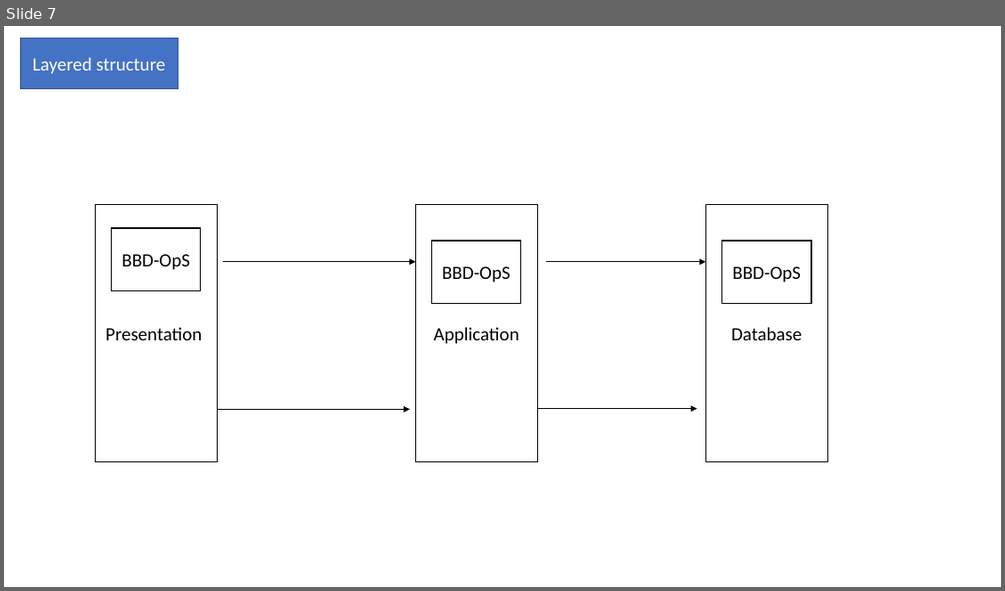
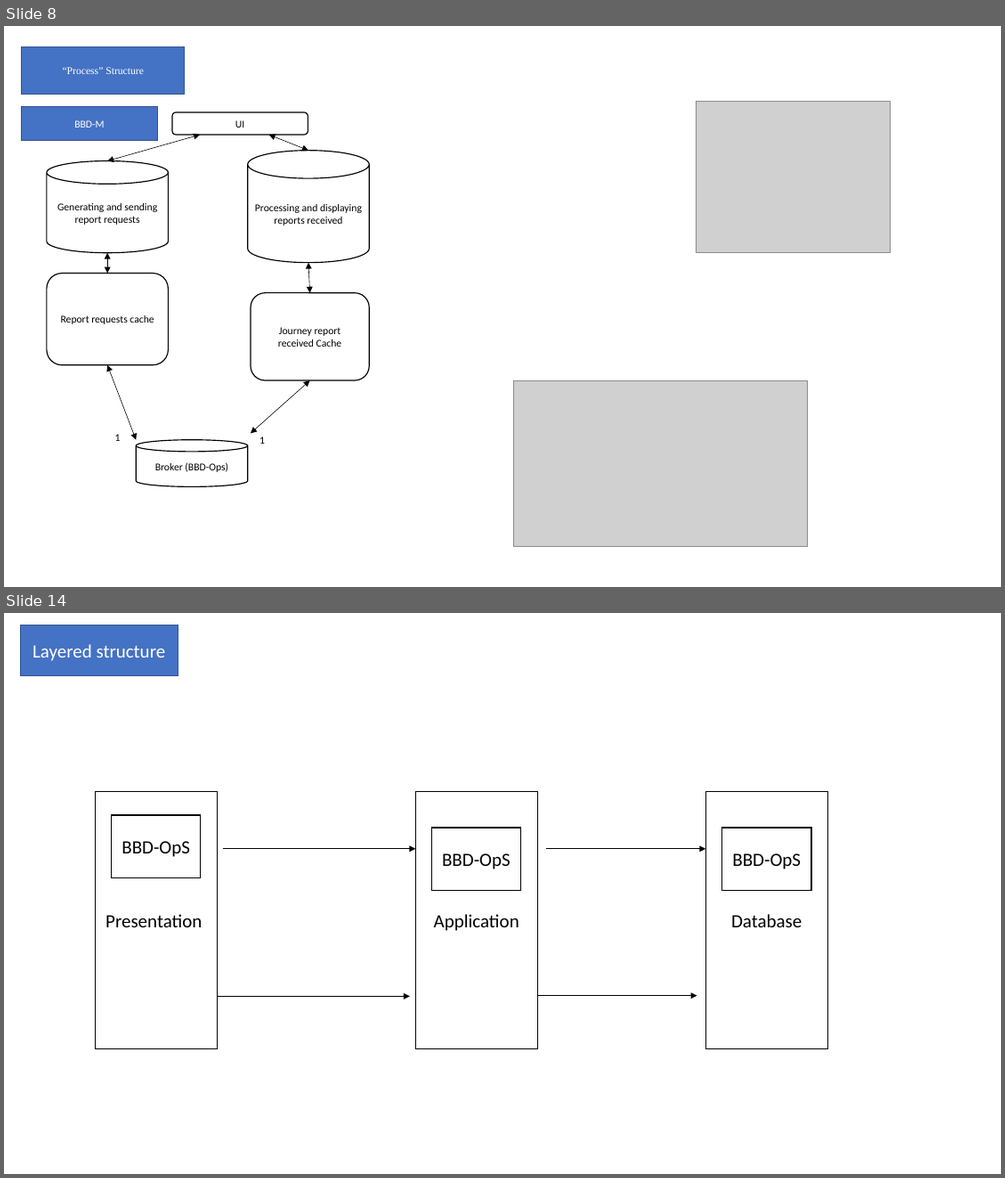
Before and after one commit to st970703/Software_Architecture_Report, a slide deck: Big Brother Driver Diagrams.pptx. Shown one above the other, each under a label of ours: slide 7 before the commit, slides 8 and 14 after it; the slides between them are not shown. The pictures are 1005x591 and 1005x1178 pixels, drawn with LibreOffice and Linux fonts; fonts in the diff are those of the drawing; grey boxes stand for pictures. Boxes give left, top, right and bottom in pixels: in the first picture for what was removed or moved away, otherwise in the second. Text is boxed around its words. In the diff, an @@ line names an element or a change of style, - is before the commit and + after.

```diff
--- a/Big Brother Driver Diagrams.pptx
+++ b/Big Brother Driver Diagrams.pptx
@@ slide 8 added at (x1=4, y1=26, x2=1001, y2=587), background #FFFFFF @@
@@ rectangle added at (x1=21, y1=47, x2=184, y2=94), fill #4472C4, outline #325491 1 pt, 10 pt, text #FFFFFF @@
+“Process” Structure
@@ picture added at (x1=696, y1=102, x2=890, y2=253) @@
@@ rectangle added at (x1=21, y1=107, x2=157, y2=141), fill #4472C4, outline #325491 1 pt, 10 pt, text #FFFFFF @@
+BBD-M
@@ rounded rectangle added at (x1=172, y1=112, x2=308, y2=135), fill #FFFFFF, outline #000000 1 pt, 10 pt, text #000000 @@
+UI
@@ double arrow added from (200, 135) to (107, 160), #000000 0.5 pt @@
@@ cylinder added at (x1=248, y1=150, x2=370, y2=263), fill #FFFFFF, outline #000000 1 pt, 10 pt, text #000000 @@
+Processing and displaying reports received
@@ double arrow added from (268, 135) to (308, 150), #000000 0.5 pt @@
@@ cylinder added at (x1=47, y1=160, x2=169, y2=253), fill #FFFFFF, outline #000000 1 pt, 10 pt, text #000000 @@
+Generating and sending report requests
@@ double arrow added from (107, 253) to (107, 273), #000000 0.5 pt @@
@@ double arrow added from (308, 263) to (310, 293), #000000 0.5 pt @@
@@ rounded rectangle added at (x1=47, y1=273, x2=169, y2=365), fill #FFFFFF, outline #000000 1 pt, 10 pt, text #000000 @@
+Report requests cache
@@ rounded rectangle added at (x1=251, y1=293, x2=370, y2=380), fill #FFFFFF, outline #000000 1 pt, 10 pt, text #000000 @@
+Journey report received Cache
@@ double arrow added from (107, 365) to (137, 440), #000000 0.5 pt @@
@@ double arrow added from (310, 380) to (251, 434), #000000 0.5 pt @@
@@ picture added at (x1=513, y1=380, x2=808, y2=546) @@
@@ text added at (x1=115, y1=434, x2=121, y2=441), 10 pt, text #000000 @@
+1
@@ cylinder added at (x1=137, y1=440, x2=248, y2=487), fill #FFFFFF, outline #000000 1 pt, 10 pt, text #000000 @@
+Broker (BBD-Ops)
@@ text added at (x1=259, y1=436, x2=265, y2=443), 10 pt, text #000000 @@
+1
@@ what was slide 7 is now slide 14 @@
```
Also in this commit, not shown: 6 slides changed, 6 other slides added, 1 other file.
